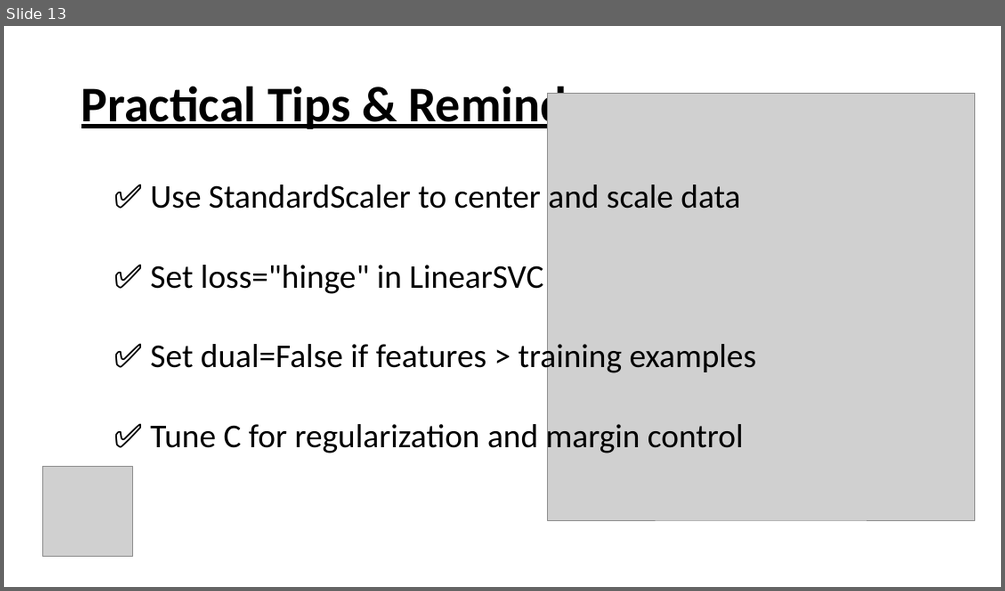
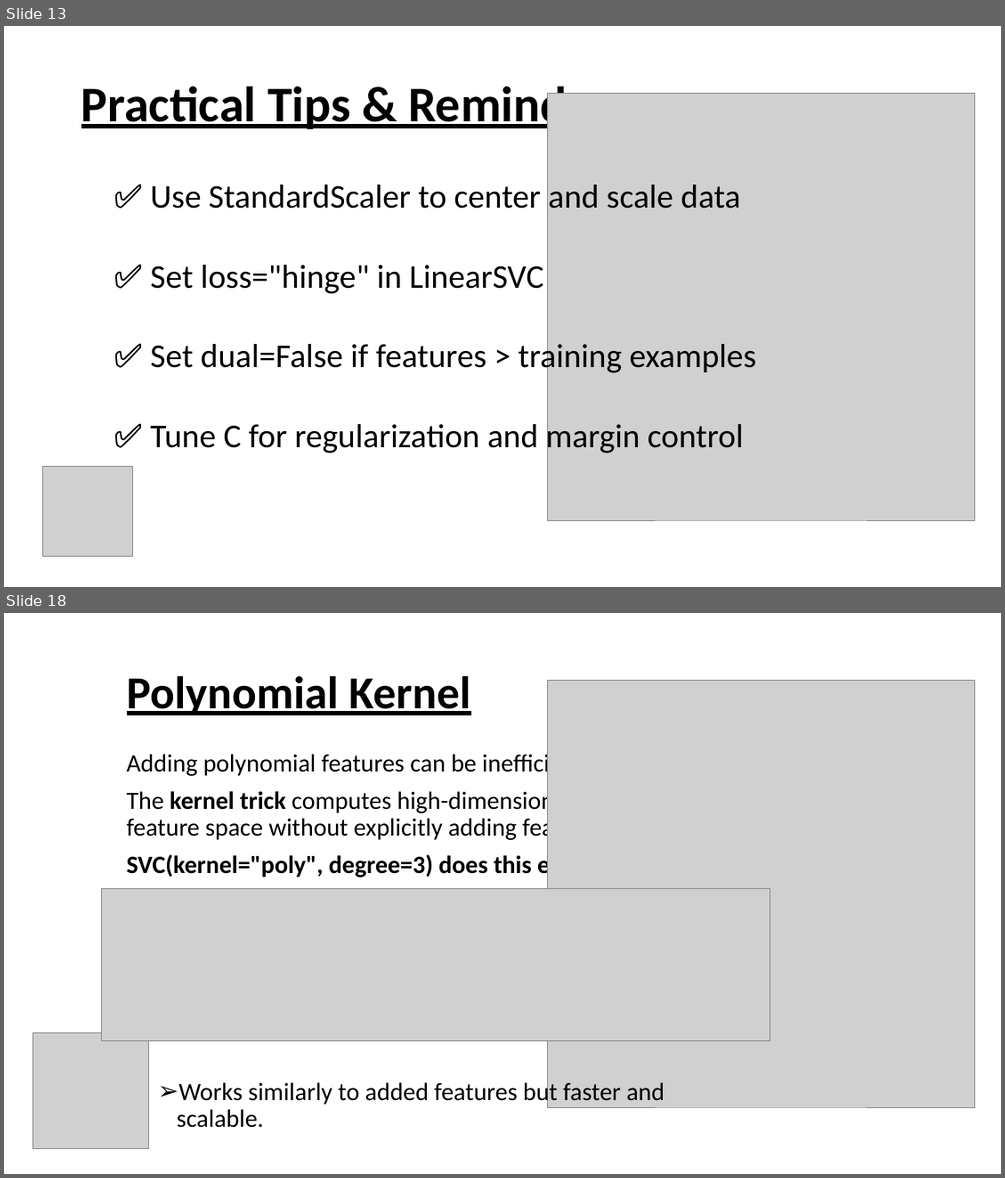
Before and after one commit to Mustafaahmed10/Machine-Learning-Slides-Chapter-5, a slide deck: Chapter 5.pptx. Shown one above the other, each under a label of ours: slide 13 before the commit, slides 13 and 18 after it; the slides between them are not shown. The pictures are 1005x591 and 1005x1178 pixels, drawn with LibreOffice and Linux fonts; fonts in the diff are those of the drawing; grey boxes stand for pictures. Boxes give left, top, right and bottom in pixels: in the first picture for what was removed or moved away, otherwise in the second. Text is boxed around its words. In the diff, an @@ line names an element or a change of style, - is before the commit and + after.

```diff
--- a/Chapter 5.pptx
+++ b/Chapter 5.pptx
@@ slide 18 added at bbox=[4, 613, 1001, 1174], background #FFFFFF @@
@@ title added at bbox=[127, 676, 470, 715], 44 pt, text #000000, bold, underline @@
+Polynomial Kernel
@@ picture added at bbox=[547, 680, 974, 1107] @@
@@ text added at bbox=[127, 751, 644, 879], 24 pt, text #000000 @@
+Adding polynomial features can be inefficient.
+The kernel trick computes high-dimensional feature space without explicitly adding features.
+SVC(kernel="poly", degree=3) does this efficiently.
@@ picture added at bbox=[102, 888, 769, 1040] @@
@@ picture added at bbox=[32, 1032, 148, 1149] @@
@@ text added at bbox=[177, 1079, 664, 1127], 24 pt, text #000000 @@
+➢ Works similarly to added features but faster and scalable.
```
Also in this commit, not shown: 3 slides changed, 16 other slides added, 3 slides removed.
